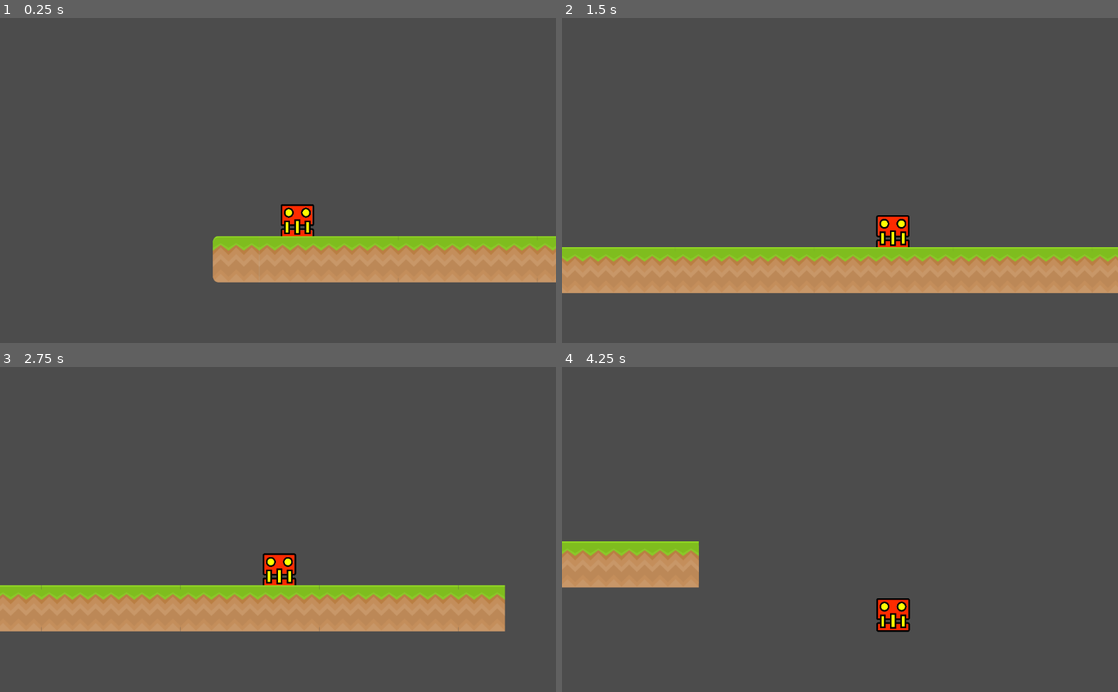
Above: before the commit, frames 1-4 (two rows, left to right).
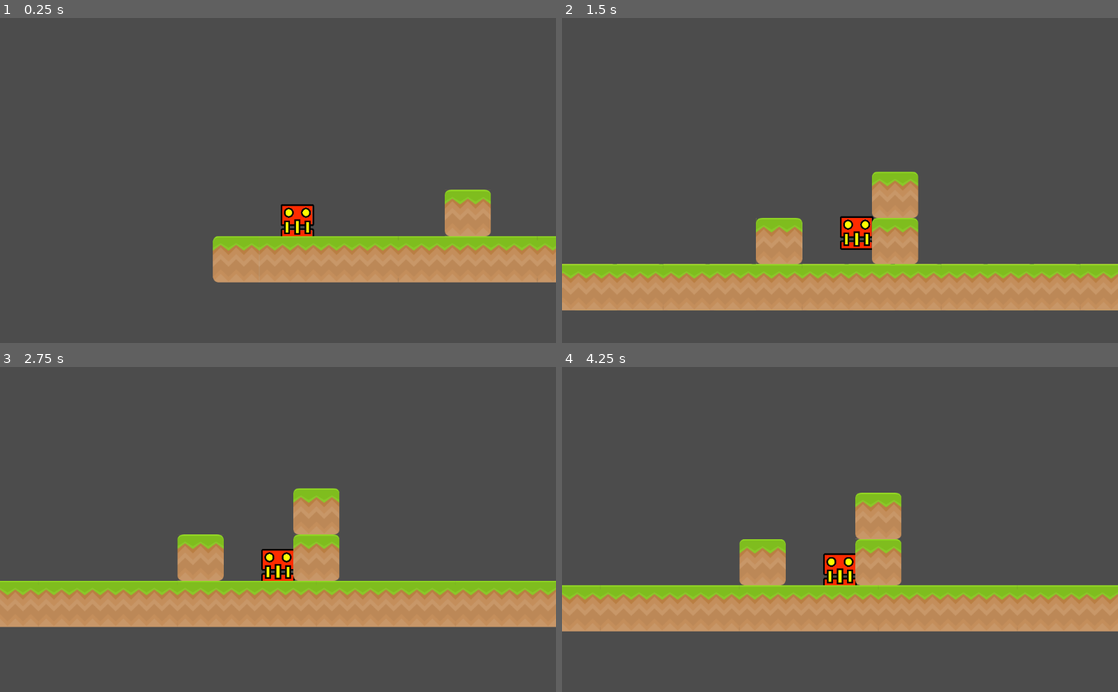
Above: after the commit, the same moments.

Repository: BianchiniMaxi/Programacion-de-Videojuegos-3--Bianchini-Maxi
Game: Godot game, scene res://Levels/Game.tscn
The game is run twice, just before and just after one commit, with the same random seed, the same clock (stepped at 60 frames per second) and the same inputs.
Inputs:
- Up to frame 1 (0.25 s): no input
- Up to frame 2 (1.5 s): tap Enter (ui_accept) at 0.5, 0.77 s; hold Right (ui_right) from 0.53 s (still down)
- Up to frame 3 (2.75 s): tap Enter (ui_accept) at 1.52 s; release Right (ui_right) at 2.03 s; hold Left (ui_left) from 2.03 s (still down)
- Up to frame 4 (4.25 s): release Left (ui_left) at 2.78 s; hold Right (ui_right) from 2.78 s (still down); tap Enter (ui_accept) at 3.02, 3.77 s

The runs differ from the first frame. In frame 1, 1.2% of the frame differs, in the area x 80-89%, y 52-68%; in frame 2, 17%; in frame 3, 9.7%; in frame 4, 22%, in the area x 0-100%, y 38-82%.

Commit message:
Change Scene

Diff:
--- a/MyProyectGodot/Levels/Game.tscn
+++ b/MyProyectGodot/Levels/Game.tscn
@@ -23,6 +23,9 @@
 points = PoolVector2Array( 128, 0, 128, 0, 128, 128, 69.375, 116.917, 36.875, 102.75, 9.375, 73.5833, 0, 40.25, 0, 0 )
 
 [sub_resource type="ConvexPolygonShape2D" id=16]
+points = PoolVector2Array( 128, 128, 0, 128, 0, 0, 128, 0 )
+
+[sub_resource type="ConvexPolygonShape2D" id=18]
 points = PoolVector2Array( 128, 128, 0, 128, 0, 0, 128, 0 )
 
 [sub_resource type="ConvexPolygonShape2D" id=1]
@@ -341,6 +344,27 @@
 "shape_transform": Transform2D( 1, 0, 0, 1, 0, 0 )
 } ]
 16/z_index = 0
+17/name = "spritesheet_ground.png 17"
+17/texture = ExtResource( 1 )
+17/tex_offset = Vector2( 0, 0 )
+17/modulate = Color( 1, 1, 1, 1 )
+17/region = Rect2( 128, 128, 128, 128 )
+17/tile_mode = 0
+17/occluder_offset = Vector2( 0, 0 )
+17/navigation_offset = Vector2( 0, 0 )
+17/shape_offset = Vector2( 0, 0 )
+17/shape_transform = Transform2D( 1, 0, 0, 1, 0, 0 )
+17/shape = SubResource( 18 )
+17/shape_one_way = false
+17/shape_one_way_margin = 1.0
+17/shapes = [ {
+"autotile_coord": Vector2( 0, 0 ),
+"one_way": false,
+"one_way_margin": 1.0,
+"shape": SubResource( 18 ),
+"shape_transform": Transform2D( 1, 0, 0, 1, 0, 0 )
+} ]
+17/z_index = 0
 
 [sub_resource type="RectangleShape2D" id=17]
 extents = Vector2( 140, 139 )
@@ -354,7 +378,7 @@
 position = Vector2( 512, 347 )
 tile_set = SubResource( 4 )
 format = 1
-tile_data = PoolIntArray( 196600, 5, 0, 196602, 4, 0, 196604, 4, 0, 196606, 4, 0, 131072, 4, 0, 131074, 4, 0, 131076, 4, 0, 131078, 4, 0, 131080, 4, 0, 131082, 4, 0, 131084, 4, 0, 131086, 4, 0, 131088, 4, 0, 131090, 4, 0, 131092, 4, 0, 131094, 4, 0, 131096, 4, 0 )
+tile_data = PoolIntArray( -589776, 11, 0, -458710, 10, 0, -458708, 8, 0, -131065, 17, 0, 2, 17, 0, 7, 17, 0, 20, 17, 0, 30, 4, 0, 35, 4, 0, 44, 4, 0, 196600, 5, 0, 196602, 4, 0, 196604, 4, 0, 196606, 4, 0, 131072, 4, 0, 131074, 4, 0, 131076, 4, 0, 131078, 4, 0, 131080, 4, 0, 131082, 4, 0, 131084, 4, 0, 131086, 4, 0, 131088, 4, 0, 131090, 4, 0, 131092, 4, 0, 131102, 4, 0, 131107, 4, 0, 131116, 4, 0, 131118, 4, 0, 131120, 4, 0, 131122, 4, 0, 131124, 4, 0, 131126, 4, 0, 131128, 4, 0, 131130, 4, 0, 131132, 4, 0, 131134, 4, 0, 131136, 4, 0, 131138, 4, 0, 131140, 4, 0, 131142, 4, 0, 131144, 4, 0, 131146, 4, 0, 131148, 4, 0 )
 
 [node name="KinematicBody2D" type="KinematicBody2D" parent="."]
 position = Vector2( -379, 62 )
Not shown: 1 places in MyProyectGodot/Levels/Game.tscn that only renumber resources
